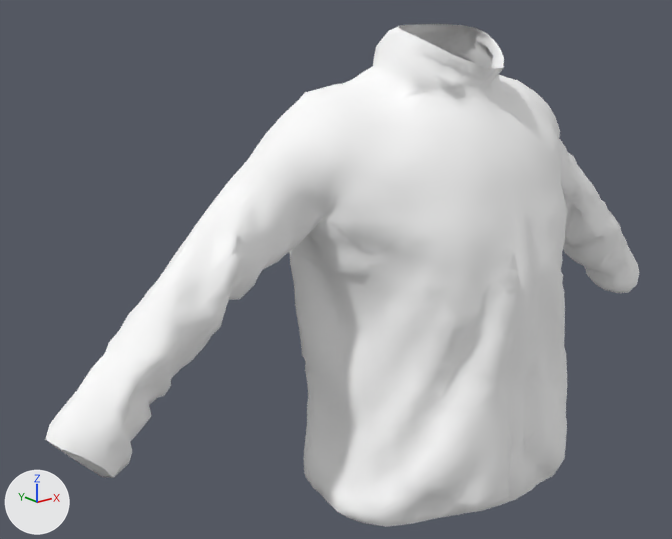
An edit to the FBX model ISBIT/Male/ISBIT_MaleJacketHive.FBX, drawn before and after from the same camera.
Both versions are drawn from a camera (50 mm lens) standing at (-1.094, -1.06, 1.845) and looking at (-0.145, 0.126, 1.37). Lighting does not change. The marker at lower left points along +X, +Y and +Z. Both versions are drawn at the pose saved in each file; the numbers are the values there.

Names of what the first picture shows: 'jacket_hive'.
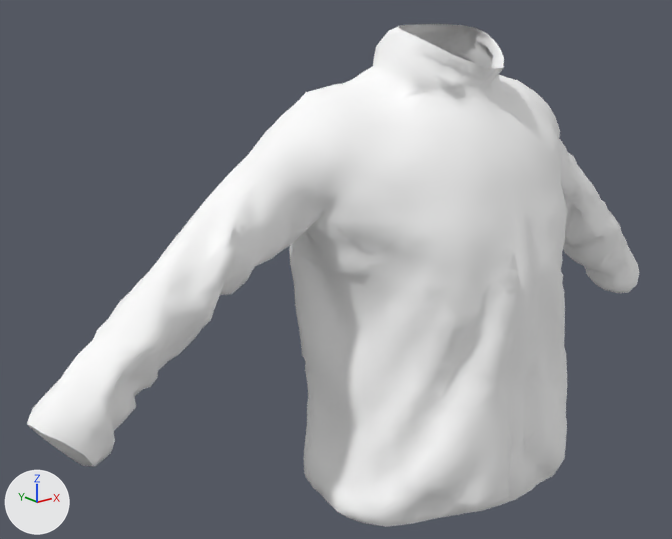
Commit message: fixed a hole in the male hive jacket and attempted to fix some armpit skinning

Where the change shows, as pixel boxes (x1, y1, x2, y2) in the pictures (672 x 539 px):
'jacket_hive', posed: before (45, 24, 639, 527); after (27, 24, 639, 527)
bone 'RightHand', root to tip: before (86, 427) to (117, 444); after (69, 414) to (100, 430)
bone 'RightForeArmAdjust', root to tip: before (193, 295) to (248, 354); after (185, 288) to (237, 352)
bone 'RightForeArmTwistAdjust', root to tip: before (134, 368) to (148, 382); after (121, 358) to (138, 376)
bone 'RightArmAdjust', root to tip: before (296, 174) to (332, 222); after (294, 173) to (327, 225)

The edits, one by one:
Bone 'RightHand' (bone_righthand) moves from (0.0, 0.0, 0.0) to (0.0, 0.001, 0.036).
Bone 'RightHand' (bone_righthand) turns from (0, 0, 0) to (0, -4, 0) degrees about its own x, y and z.
Bone 'RightForeArmAdjust' (bone_rightforearmadjust) moves from (0.0, 0.0, 0.0) to (0.001, -0.02, 0.0).
Bone 'RightForeArmAdjust' (bone_rightforearmadjust) turns from (0, 0, 0) to (0, 0, -4) degrees about its own x, y and z.
Bone 'RightForeArmTwistAdjust' (bone_rightforearmtwistadjust) moves from (0.0, 0.0, 0.0) to (0.001, -0.029, 0.0).
Bone 'RightForeArmTwistAdjust' (bone_rightforearmtwistadjust) turns from (0, 0, 0) to (0, 0, -4) degrees about its own x, y and z.
Bone 'RightArmAdjust' (bone_rightarmadjust) moves from (0.0, 0.0, 0.0) to (0.0, -0.004, -0.002).
Bone 'RightArmAdjust' (bone_rightarmadjust) turns from (0, 0, 0) to (1, 1, -3) degrees about its own x, y and z.
